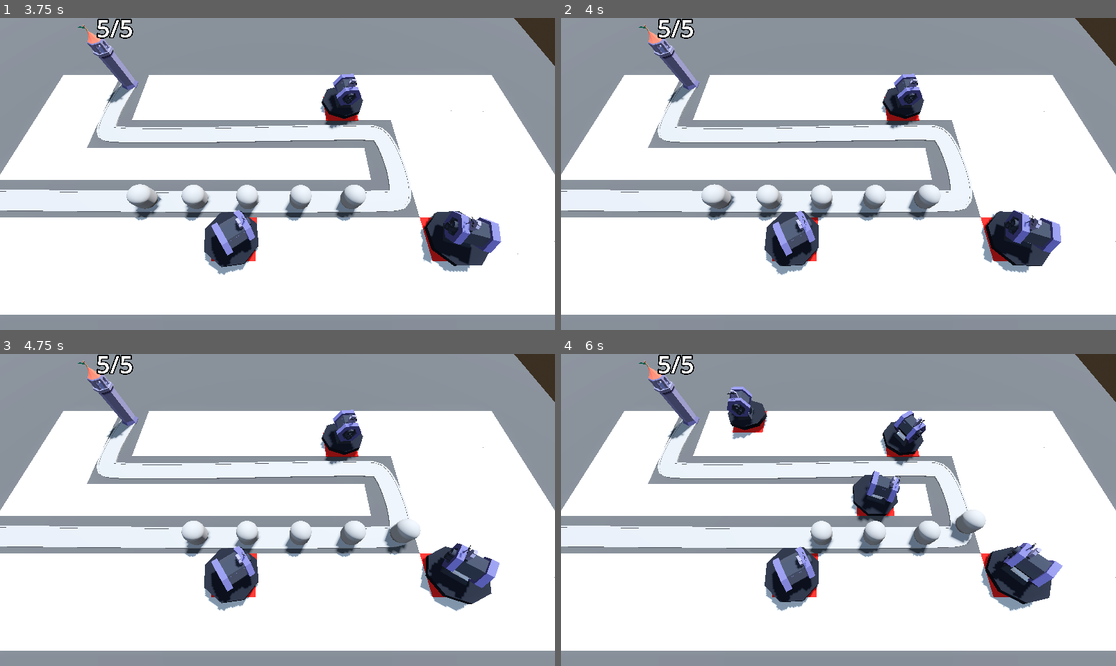
Above: before the commit, frames 1-4 (two rows, left to right).
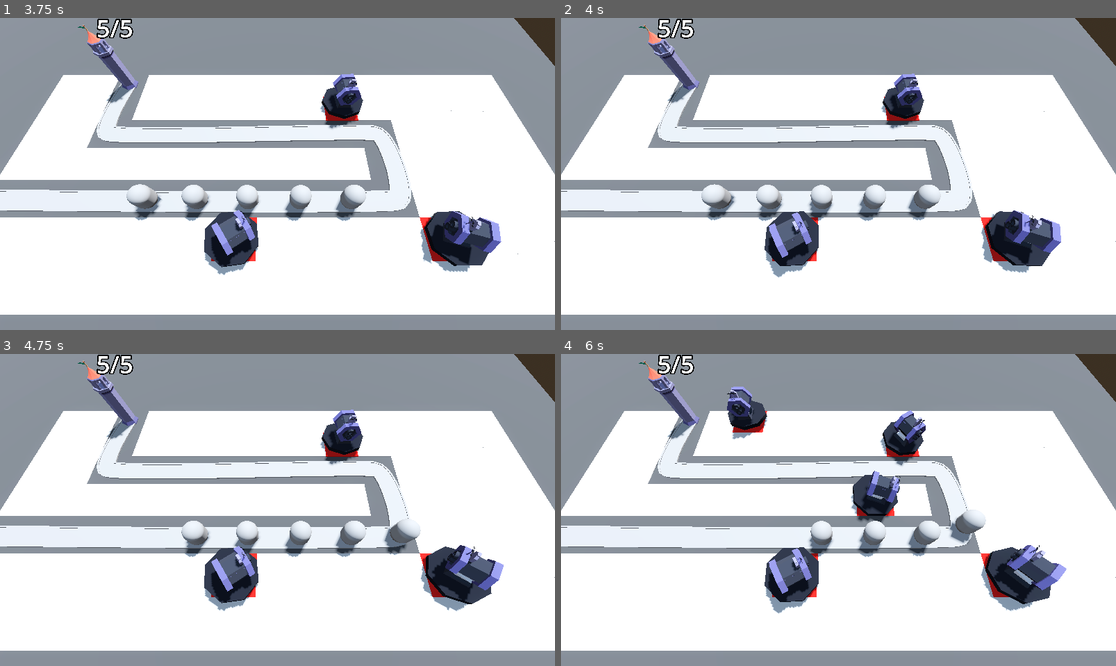
Above: after the commit, the same moments.

Repository: AhmadNasserx/tower-tiles
Game: Godot game, scene res://base_level.tscn
The game is run twice, just before and just after one commit, with the same random seed, the same clock (stepped at 60 frames per second) and the same inputs.
Inputs (mouse positions are in pixels of both pictures, inside the frame that each line leads up to):
- Up to frame 1 (3.75 s): move the mouse to (399, 158) at 0.52 s; press the mouse at (399, 158) at 0.53 s; move the mouse to (166, 189) at 1.27 s; release the mouse at (166, 189) at 1.28 s; click (166, 189) at 1.35 s; move the mouse to (333, 105) at 2.02 s; press the mouse at (333, 105) at 2.03 s; move the mouse to (249, 236) at 2.77 s; release the mouse at (249, 236) at 2.78 s; click (249, 236) at 2.85 s; move the mouse to (444, 220) at 3.52 s; press the mouse at (444, 220) at 3.53 s
- Up to frame 2 (4 s): no input
- Up to frame 3 (4.75 s): move the mouse to (111, 463) at 4.27 s; release the mouse at (111, 463) at 4.28 s; click (111, 463) at 4.35 s
- Up to frame 4 (6 s): move the mouse to (866, 510) at 5.02 s; press the mouse at (866, 510) at 5.03 s; move the mouse to (755, 432) at 5.77 s; release the mouse at (755, 432) at 5.78 s; click (755, 432) at 5.85 s

Frame 1 is identical in both runs. In frame 2, 0.5% of the frame differs, in the area x 37-46%, y 61-84%; in frame 3, 0.6%; in frame 4, 1.2%, in the area x 37-92%, y 60-84%.

Commit message:
Animation

Diff:
--- a/Enemy/enemy.gd
+++ b/Enemy/enemy.gd
@@ -4,14 +4,19 @@
 @export var max_health:= 50
 
 @onready var base = get_tree().get_first_node_in_group("base")
+@onready var animation_player: AnimationPlayer = $AnimationPlayer
+@onready var damage_hilight: MeshInstance3D = $DamageHilight
 
 var current_health: int:
 	set(health_in):
+		if health_in < current_health:
+			animation_player.play("TakeDamage")
 		current_health = health_in
 		if current_health < 1:
 			queue_free()
 
 func _ready() -> void:
+	damage_hilight.hide()
 	current_health = max_health
 
 # Called every frame. 'delta' is the elapsed time since the previous frame.
--- a/Enemy/enemy.tscn
+++ b/Enemy/enemy.tscn
@@ -6,9 +6,50 @@
 radius = 1.0
 height = 3.0
 
+[sub_resource type="StandardMaterial3D" id="StandardMaterial3D_qvqoq"]
+no_depth_test = true
+shading_mode = 0
+
 [sub_resource type="CapsuleShape3D" id="CapsuleShape3D_wjkiw"]
 radius = 1.0
 height = 3.0
+
+[sub_resource type="Animation" id="Animation_h2ry0"]
+resource_name = "TakeDamage"
+length = 0.1
+tracks/0/type = "value"
+tracks/0/imported = false
+tracks/0/enabled = true
+tracks/0/path = NodePath("DamageHilight:visible")
+tracks/0/interp = 1
+tracks/0/loop_wrap = true
+tracks/0/keys = {
+"times": PackedFloat32Array(0, 0.1),
+"transitions": PackedFloat32Array(1, 1),
+"update": 1,
+"values": [true, false]
+}
+
+[sub_resource type="Animation" id="Animation_04w2o"]
+length = 0.001
+tracks/0/type = "value"
+tracks/0/imported = false
+tracks/0/enabled = true
+tracks/0/path = NodePath("DamageHilight:visible")
+tracks/0/interp = 1
+tracks/0/loop_wrap = true
+tracks/0/keys = {
+"times": PackedFloat32Array(0),
+"transitions": PackedFloat32Array(1),
+"update": 1,
+"values": [true]
+}
+
+[sub_resource type="AnimationLibrary" id="AnimationLibrary_047et"]
+_data = {
+"RESET": SubResource("Animation_04w2o"),
+"TakeDamage": SubResource("Animation_h2ry0")
+}
 
 [node name="Enemy" type="PathFollow3D"]
 transform = Transform3D(-0.000279826, 0, -0.999992, 0, 1, 0, 0.999992, 0, -0.000279826, 0, 0, 0)
@@ -18,8 +59,18 @@
 transform = Transform3D(1, 0, 0, 0, 1, 0, 0, 0, 1, 0, 1.5, 0)
 mesh = SubResource("CapsuleMesh_dog67")
 
+[node name="DamageHilight" type="MeshInstance3D" parent="."]
+transform = Transform3D(1, 0, 0, 0, 1, 0, 0, 0, 1, 0, 1.5, 0)
+material_override = SubResource("StandardMaterial3D_qvqoq")
+mesh = SubResource("CapsuleMesh_dog67")
+
 [node name="EnemyArea3D" type="Area3D" parent="." groups=["enemy_area"]]
 
 [node name="CollisionShape3D" type="CollisionShape3D" parent="EnemyArea3D"]
 transform = Transform3D(1, 0, 0, 0, 1, 0, 0, 0, 1, 0, 1.5, 0)
 shape = SubResource("CapsuleShape3D_wjkiw")
+
+[node name="AnimationPlayer" type="AnimationPlayer" parent="."]
+libraries = {
+"": SubResource("AnimationLibrary_047et")
+}
--- a/Turret/turret.gd
+++ b/Turret/turret.gd
@@ -3,6 +3,7 @@
 @export var turret_range := 10.0
 @export var projectile: PackedScene
 @onready var marker_3d: Marker3D = $base/turret/Marker3D
+@onready var animation_player: AnimationPlayer = $AnimationPlayer
 
 var enemy_path: Path3D
 var target: PathFollow3D
@@ -22,6 +23,7 @@
 
 
 func shoot():
+	animation_player.play("fire")
 	var shot = projectile.instantiate()
 	add_child(shot)
 	shot.global_position = marker_3d.global_position
--- a/Turret/turret.tscn
+++ b/Turret/turret.tscn
@@ -6,6 +6,43 @@
 
 [sub_resource type="StandardMaterial3D" id="StandardMaterial3D_0rd57"]
 albedo_color = Color(0.0588235, 0.0705882, 0.105882, 1)
+
+[sub_resource type="Animation" id="Animation_hrp8j"]
+resource_name = "fire"
+length = 0.61
+tracks/0/type = "value"
+tracks/0/imported = false
+tracks/0/enabled = true
+tracks/0/path = NodePath("base/turret:position")
+tracks/0/interp = 1
+tracks/0/loop_wrap = true
+tracks/0/keys = {
+"times": PackedFloat32Array(0, 0.3, 0.6),
+"transitions": PackedFloat32Array(1, 1, 1),
+"update": 0,
+"values": [Vector3(0.928735, 0, -0.835203), Vector3(0.928735, 0, -1.29201), Vector3(0.928735, 0, -0.835203)]
+}
+
+[sub_resource type="Animation" id="Animation_iovgx"]
+length = 0.001
+tracks/0/type = "value"
+tracks/0/imported = false
+tracks/0/enabled = true
+tracks/0/path = NodePath("base/turret:position")
+tracks/0/interp = 1
+tracks/0/loop_wrap = true
+tracks/0/keys = {
+"times": PackedFloat32Array(0),
+"transitions": PackedFloat32Array(1),
+"update": 0,
+"values": [Vector3(0.928735, 0, -0.835203)]
+}
+
+[sub_resource type="AnimationLibrary" id="AnimationLibrary_2stak"]
+_data = {
+"RESET": SubResource("Animation_iovgx"),
+"fire": SubResource("Animation_hrp8j")
+}
 
 [node name="turret" type="Node3D"]
 script = ExtResource("1_qlaio")
@@ -26,4 +63,9 @@
 [node name="Timer" type="Timer" parent="."]
 autostart = true
 
+[node name="AnimationPlayer" type="AnimationPlayer" parent="."]
+libraries = {
+"": SubResource("AnimationLibrary_2stak")
+}
+
 [connection signal="timeout" from="Timer" to="." method="_on_timer_timeout"]
Not shown: 1 places in Enemy/enemy.tscn that only renumber resources
Not shown: 1 places in Turret/turret.tscn that only renumber resources
